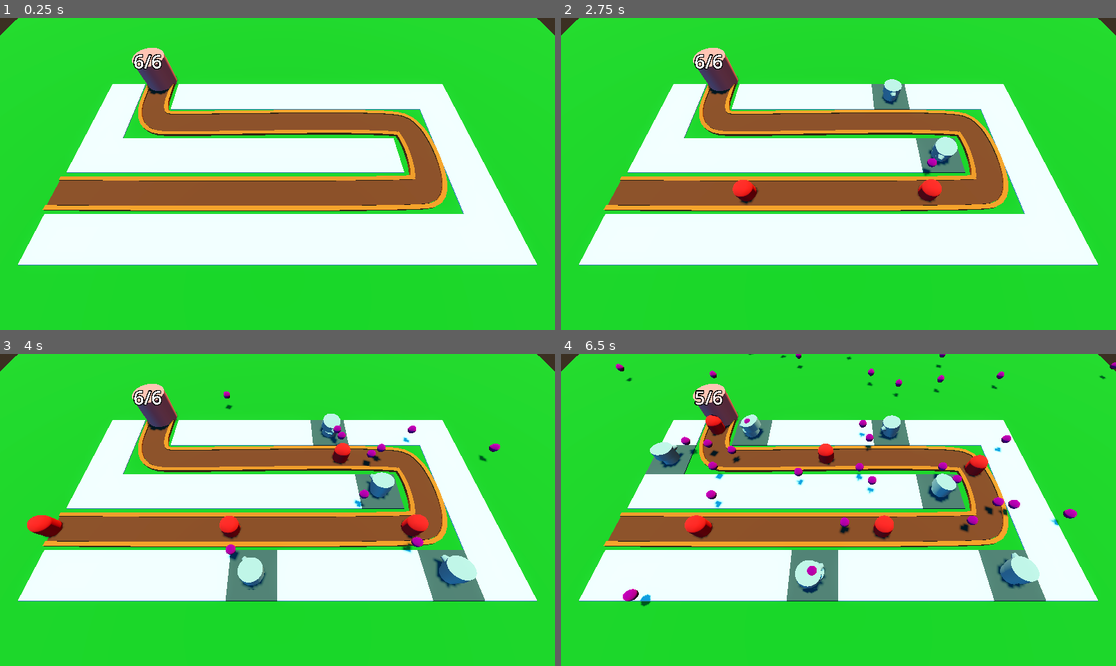
Above: before the commit, frames 1-4 (two rows, left to right).
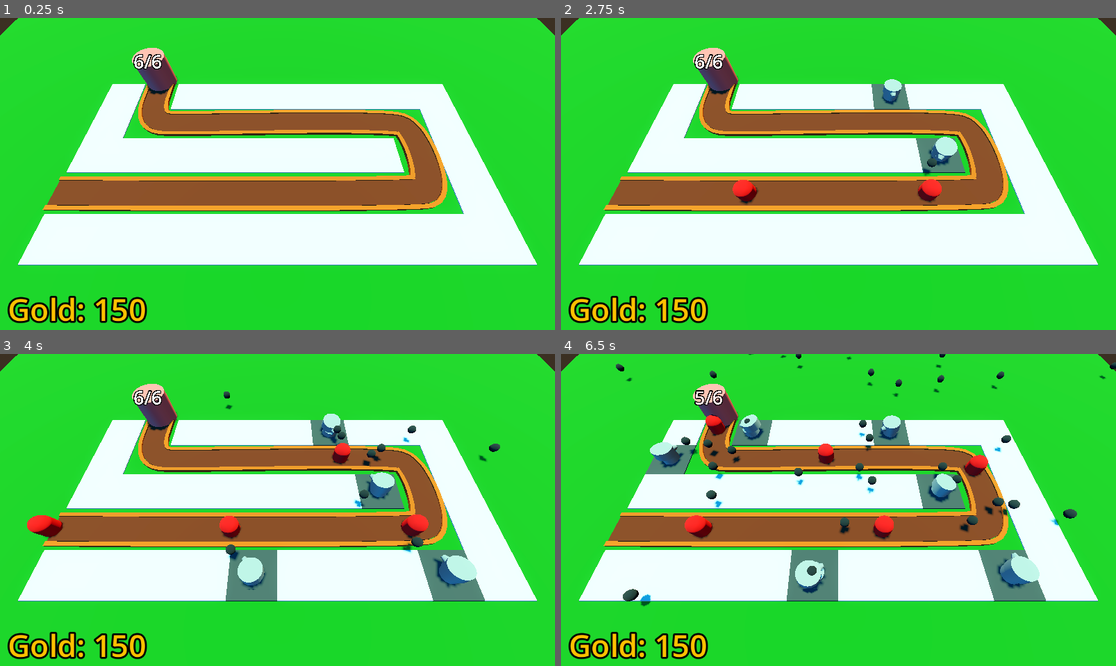
Above: after the commit, the same moments.

Repository: SirBarbecuedWaffle/barbarianBlaster
Game: Godot game, scene res://world/node_3d.tscn
Two runs of this game, one before a commit and one after it. Both use one fixed random seed, a clock stepped at 60 frames per second and the inputs below.
Inputs (mouse positions are in pixels of both pictures, inside the frame that each line leads up to):
- Up to frame 1 (0.25 s): no input
- Up to frame 2 (2.75 s): tap Enter at 0.5 s; move the mouse to (960, 158) at 0.52 s; click (960, 158) at 0.6 s; move the mouse to (727, 189) at 1.27 s; click (727, 189) at 1.35 s; move the mouse to (894, 105) at 2.02 s; click (894, 105) at 2.1 s
- Up to frame 3 (4 s): move the mouse to (249, 572) at 2.77 s; click (249, 572) at 2.85 s; move the mouse to (444, 556) at 3.52 s; click (444, 556) at 3.6 s
- Up to frame 4 (6.5 s): move the mouse to (672, 463) at 4.27 s; click (672, 463) at 4.35 s; move the mouse to (866, 510) at 5.02 s; click (866, 510) at 5.1 s; move the mouse to (755, 432) at 5.77 s; click (755, 432) at 5.85 s

The runs differ from the first frame. In frame 1, 1.5% of the frame differs, in the area x 1-27%, y 89-98%; in frame 2, 1.5%; in frame 3, 1.8%; in frame 4, 2.5%, in the area x 1-100%, y 0-98%.

Commit message:
added bank

Diff:
--- /dev/null
+++ b/barbarian-blaster/bank/bank.gd
@@ -0,0 +1,7 @@
+extends MarginContainer
+@export var startingGold:=150
+@onready var label: Label = $Label
+@export var gold:=150:
+	set(new_gold):
+		gold=max(0,new_gold)
+		label.text="Gold: "+str(gold)
--- a/barbarian-blaster/projectile/projectile.tscn
+++ b/barbarian-blaster/projectile/projectile.tscn
@@ -3,7 +3,7 @@
 [ext_resource type="Script" uid="uid://cro8yprlj2ocr" path="res://projectile/projectile.gd" id="1_6aa83"]
 
 [sub_resource type="StandardMaterial3D" id="StandardMaterial3D_ml5en"]
-albedo_color = Color(1, 0, 0.6392157, 1)
+albedo_color = Color(0.30692267, 0.3069227, 0.3069227, 1)
 metallic = 1.0
 metallic_specular = 1.0
 
--- a/barbarian-blaster/world/node_3d.tscn
+++ b/barbarian-blaster/world/node_3d.tscn
@@ -7,6 +7,7 @@
 [ext_resource type="PackedScene" uid="uid://5chbc11g4cem" path="res://base/base.tscn" id="3_75uhf"]
 [ext_resource type="Script" uid="uid://bixkeb8iuruto" path="res://turret/turret_manager.gd" id="5_o0ruf"]
 [ext_resource type="PackedScene" uid="uid://cr6t7alfx8jhy" path="res://turret/turret.tscn" id="6_0xahe"]
+[ext_resource type="Script" uid="uid://dqp38bf3n14y1" path="res://bank/bank.gd" id="8_itlv6"]
 
 [sub_resource type="ProceduralSkyMaterial" id="ProceduralSkyMaterial_xefs6"]
 sky_top_color = Color(0, 0.43512285, 0.907993, 1)
@@ -40,6 +41,12 @@
 
 [sub_resource type="StandardMaterial3D" id="StandardMaterial3D_sp4yb"]
 albedo_color = Color(0.8504089, 0.30574432, 0, 1)
+
+[sub_resource type="LabelSettings" id="LabelSettings_4xmp5"]
+font_size = 64
+font_color = Color(1, 0.75686276, 0, 1)
+outline_size = 16
+outline_color = Color(0, 0, 0, 1)
 
 [node name="level" type="Node3D"]
 
@@ -132,4 +139,22 @@
 turret = ExtResource("6_0xahe")
 pathe = NodePath("../enemyPath")
 
+[node name="bank" type="MarginContainer" parent="."]
+anchors_preset = 15
+anchor_right = 1.0
+anchor_bottom = 1.0
+grow_horizontal = 2
+grow_vertical = 2
+mouse_filter = 2
+theme_override_constants/margin_left = 16
+script = ExtResource("8_itlv6")
+
+[node name="Label" type="Label" parent="bank"]
+layout_mode = 2
+size_flags_horizontal = 0
+size_flags_vertical = 8
+text = "Gold: 150"
+label_settings = SubResource("LabelSettings_4xmp5")
+vertical_alignment = 2
+
 [connection signal="timeout" from="enemyPath/enemySpawnTimer" to="enemyPath" method="_on_enemy_spawn_timer_timeout"]
Not shown, added: barbarian-blaster/bank/bank.gd.uid
Not shown: 1 places in barbarian-blaster/world/node_3d.tscn that only renumber resources
